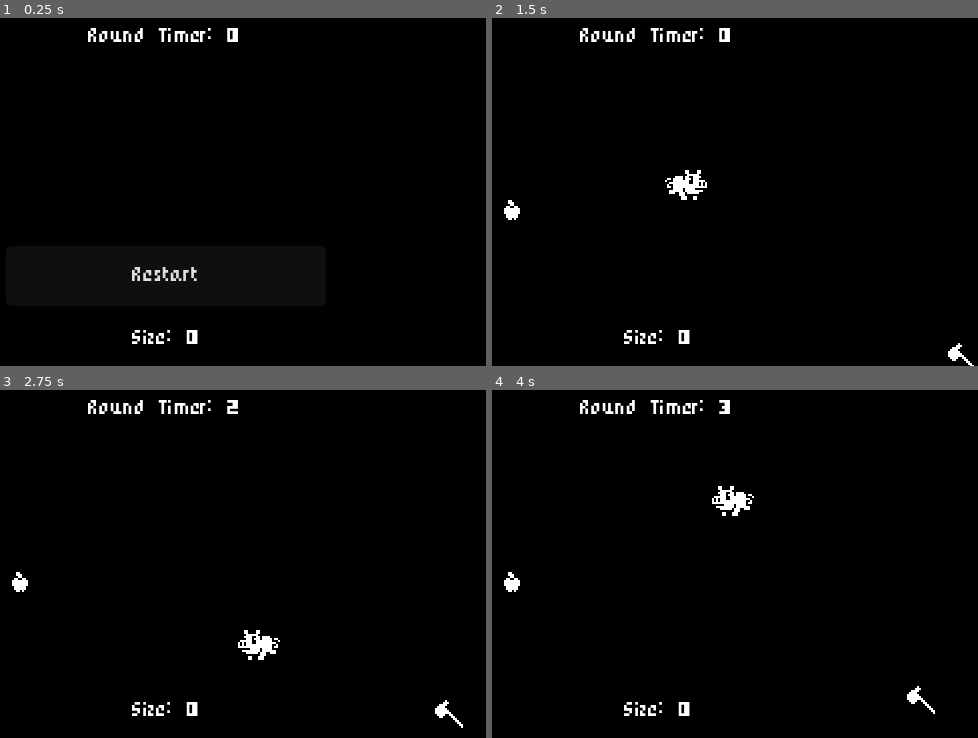
Above: before the commit, frames 1-4 (two rows, left to right).
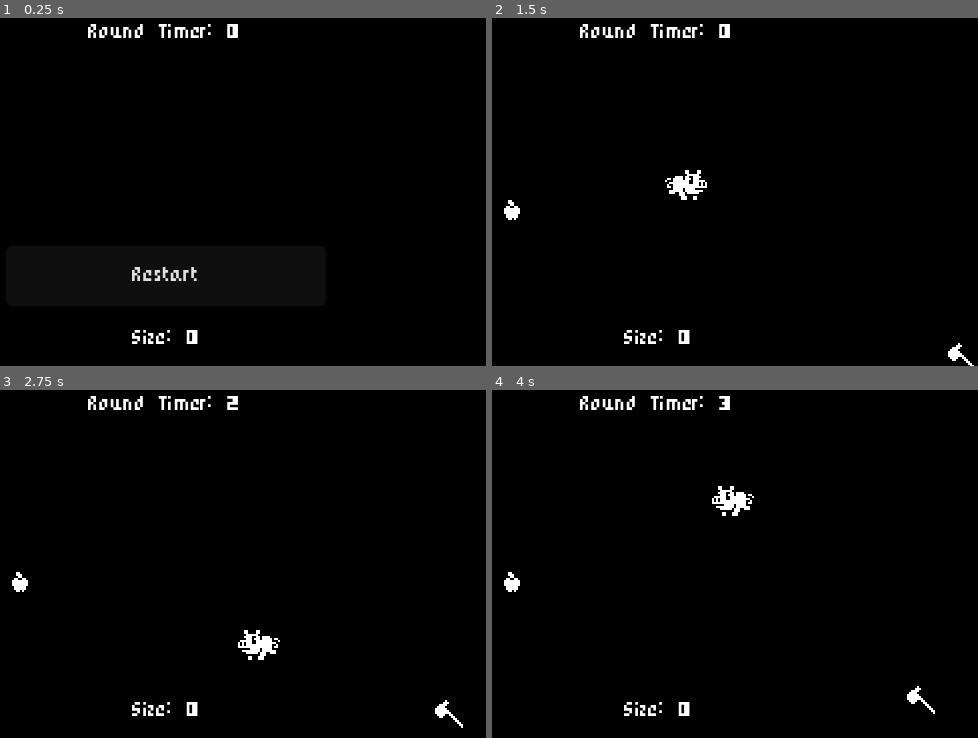
Above: after the commit, the same moments.

Repository: randomnewb/1-bit-godot-4-piggy
Game: Godot game, scene res://world.tscn
Two runs of this game, one before a commit and one after it. Both use one fixed random seed, a clock stepped at 60 frames per second and the inputs below.
Inputs (mouse positions are in pixels of both pictures, inside the frame that each line leads up to):
- Up to frame 1 (0.25 s): no input
- Up to frame 2 (1.5 s): click "Restart" at 0.5 s; tap Enter at 1.25 s; move the mouse to (798, 167) at 1.27 s; press the mouse at (798, 167) at 1.28 s; hold Right (move_right) from 1.28 s (still down)
- Up to frame 3 (2.75 s): move the mouse to (38, 574) at 2.02 s; release Right (move_right) at 2.03 s; release the mouse at (38, 574) at 2.03 s; hold Down (move_down) from 2.03 s (still down); click (38, 574) at 2.1 s
- Up to frame 4 (4 s): move the mouse to (720, 480) at 2.77 s; release Down (move_down) at 2.78 s; press the mouse at (720, 480) at 2.78 s; hold Right (move_right) 2.78-3.53 s; move the mouse to (628, 630) at 3.52 s; release the mouse at (628, 630) at 3.53 s; hold Up (move_up) from 3.53 s (still down); click (628, 630) at 3.6 s

The runs differ from the first frame. In frame 1, 0.6% of the frame differs, in the area x 18-49%, y 1-7%; in frame 2, 0.6%; in frame 3, 0.6%; in frame 4, 0.6%.

Commit message:
saving/loading high scores

Diff:
--- a/hud.gd
+++ b/hud.gd
@@ -1,7 +1,8 @@
 extends CanvasLayer
 
 @onready var start_button = $Container/StartButton;
-@onready var highscore_message = $Container/HighScoreMessage;
+@onready var highscore_time = $Container/HighScoreTime;
+@onready var highscore_size = $Container/HighScoreSize;
 @onready var elapsed_timer = $Container/ElapsedTimer
 
 
@@ -9,10 +10,12 @@
 
 func _on_start_button_pressed():
 	start_button.hide()
-	highscore_message.hide();
+	highscore_time.hide();
+	highscore_size.hide();
 	start_game.emit()
 	var world = get_tree().current_scene;
 	world.time = 0;
+	world.size = 0;
 	elapsed_timer.start();
 
 func _on_score_timer_timeout():
--- a/hud.tscn
+++ b/hud.tscn
@@ -19,9 +19,9 @@
 
 [node name="TimeLabel" type="Label" parent="Container"]
 layout_mode = 2
-offset_top = 3.0
+offset_top = 1.0
 offset_right = 320.0
-offset_bottom = 29.0
+offset_bottom = 27.0
 text = "Round Timer: 0"
 label_settings = ExtResource("1_3oejy")
 horizontal_alignment = 1
@@ -40,21 +40,32 @@
 [node name="Message" type="Label" parent="Container"]
 visible = false
 layout_mode = 2
-offset_top = 36.0
+offset_top = 28.0
 offset_right = 320.0
-offset_bottom = 62.0
+offset_bottom = 54.0
 text = "Game Over"
 label_settings = ExtResource("1_3oejy")
 horizontal_alignment = 1
 vertical_alignment = 1
 
-[node name="HighScoreMessage" type="Label" parent="Container"]
+[node name="HighScoreTime" type="Label" parent="Container"]
 visible = false
 layout_mode = 2
-offset_top = 70.0
+offset_top = 55.0
 offset_right = 320.0
-offset_bottom = 96.0
-text = "Previous High Score: 0"
+offset_bottom = 81.0
+text = "Previous Best Time Alive: 0"
+label_settings = ExtResource("1_3oejy")
+horizontal_alignment = 1
+vertical_alignment = 1
+
+[node name="HighScoreSize" type="Label" parent="Container"]
+visible = false
+layout_mode = 2
+offset_top = 82.0
+offset_right = 320.0
+offset_bottom = 108.0
+text = "Previous Best Size: 0"
 label_settings = ExtResource("1_3oejy")
 horizontal_alignment = 1
 vertical_alignment = 1
--- a/piggy.gd
+++ b/piggy.gd
@@ -39,4 +39,3 @@
 	scale *= 1.05;
 	var world = get_tree().current_scene;
 	world.size = scale.x
-	print("pig size: ", scale.x);
--- a/project.godot
+++ b/project.godot
@@ -18,6 +18,7 @@
 [autoload]
 
 Global="*res://global.gd"
+SaveAndLoad="*res://save_and_load.gd"
 
 [display]
 
--- /dev/null
+++ b/save_and_load.gd
@@ -0,0 +1,19 @@
+extends Node
+
+const SAVE_PATH = "user://save.cfg";
+
+func save_highscore(best_time, best_size):
+	var config = ConfigFile.new();
+	config.set_value("Game", "Best Time", best_time);
+	config.set_value("Game", "Size", best_size);
+	config.save(SAVE_PATH);
+
+func load_highscore():
+	var best_time = 0;
+	var best_size = 0;
+	var config = ConfigFile.new();
+	var error = config.load(SAVE_PATH);
+	if error != OK: return null;
+	best_time = config.get_value("Game", "Best Time")
+	best_size = config.get_value("Game", "Size")
+	return [best_time, best_size];
--- a/world.gd
+++ b/world.gd
@@ -8,7 +8,8 @@
 @onready var start_button = $HUD/Container/StartButton;
 @onready var time_label = $HUD/Container/TimeLabel;
 @onready var size_label = $HUD/Container/SizeLabel;
-@onready var highscore_message = $HUD/Container/HighScoreMessage;
+@onready var highscore_time = $HUD/Container/HighScoreTime;
+@onready var highscore_size = $HUD/Container/HighScoreSize
 @onready var elapsed_timer = $HUD/Container/ElapsedTimer;
 
 var height = ProjectSettings.get_setting("display/window/size/viewport_height");
@@ -69,9 +70,30 @@
 	apple.position.x = spawn_position[1];
 
 func _on_gameover():
+	var saved_information = SaveAndLoad.load_highscore()
+	if saved_information != null:
+		if (time <= saved_information[0] and size >= saved_information[1]) or (time >= saved_information[0] and size >= saved_information[1]):
+			SaveAndLoad.save_highscore(time, size)
+			highscore_time.text = "Previous Best Time Alive: " + str(time);
+			highscore_size.text = "Previous Best Size: " + str(snapped(size,0.01));
+	elif saved_information == null:
+		SaveAndLoad.save_highscore(time, size);
+		highscore_time.text = "Previous Best Time Alive: " + str(time);
+		highscore_size.text = "Previous Best Size: " + str(snapped(size,0.01));
+	else:
+		SaveAndLoad.save_highscore(time, size);
+		highscore_time.text = "Previous Best Time Alive: " + str(saved_information[0]);
+		highscore_size.text = "Previous Best Size: " + str(snapped(saved_information[1],0.01));
+
+	elapsed_timer.stop();
+	await get_tree().create_timer(1.0).timeout;
+
+	#highscore_time.text = "Previous Best Time Alive: " + str(saved_information[0]);
+	#highscore_size.text = "Previous Best Size: " + str(snapped(saved_information[1],0.01));
+
 	gameover_message.show();
-	highscore_message.show();
-	elapsed_timer.stop();
+	highscore_time.show();
+	highscore_size.show();
 	start_button.show()
 
 	for node in get_tree().get_nodes_in_group("Entities"):
Not shown, changed: web/index.apple-touch-icon.png.import
Not shown, changed: web/index.icon.png.import
Not shown, changed: web/index.png.import
Not shown, changed: web/index.html
Not shown, changed: web/index.pck
Not shown, changed: web/web.zip
